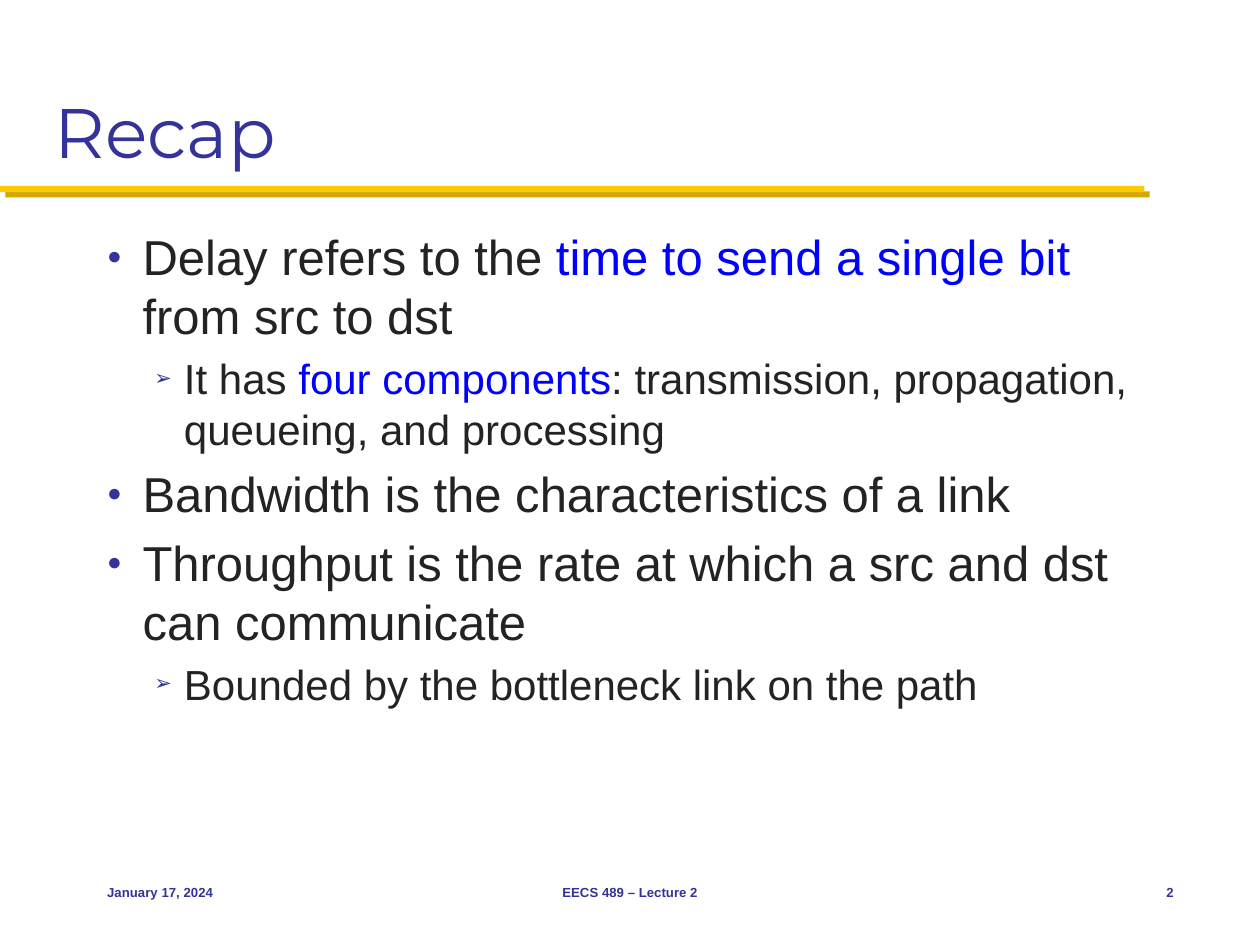
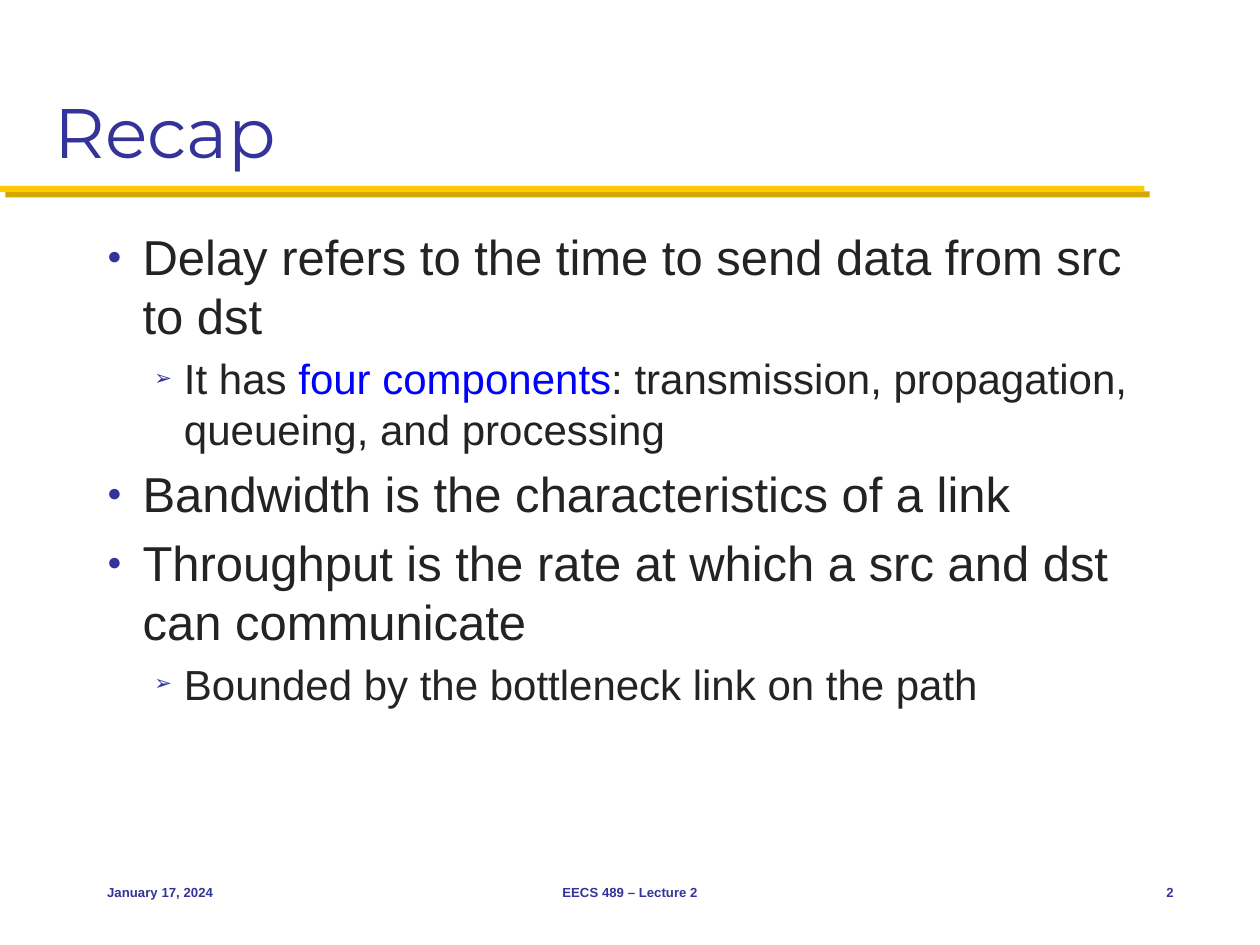
Before and after one commit to mosharaf/eecs489, a slide deck: slide 2 of Slides/011724.pptx. Drawn at 1260x945 pixels with LibreOffice and Linux fonts; fonts in the diff are those of the drawing. Boxes give left, top, right and bottom in pixels: in the first picture for what was removed or moved away, otherwise in the second. Text is boxed around its words. In the diff, an @@ line names an element or a change of style, - is before the commit and + after.

Commit message:
Slide tweaks.

```diff
--- a/Slides/011724.pptx
+++ b/Slides/011724.pptx
@@ text at (143, 239, 1121, 335): text changed @@
-● Delay refers to the time to send a single bit from src to dst
+● Delay refers to the time to send data from src to dst
```
Also in this commit, not shown: 1 other file.
